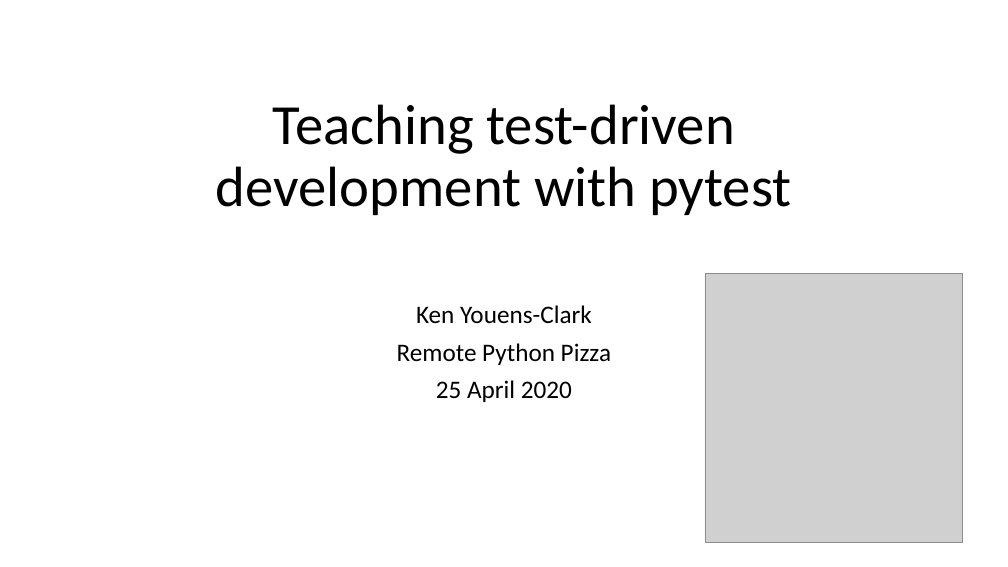
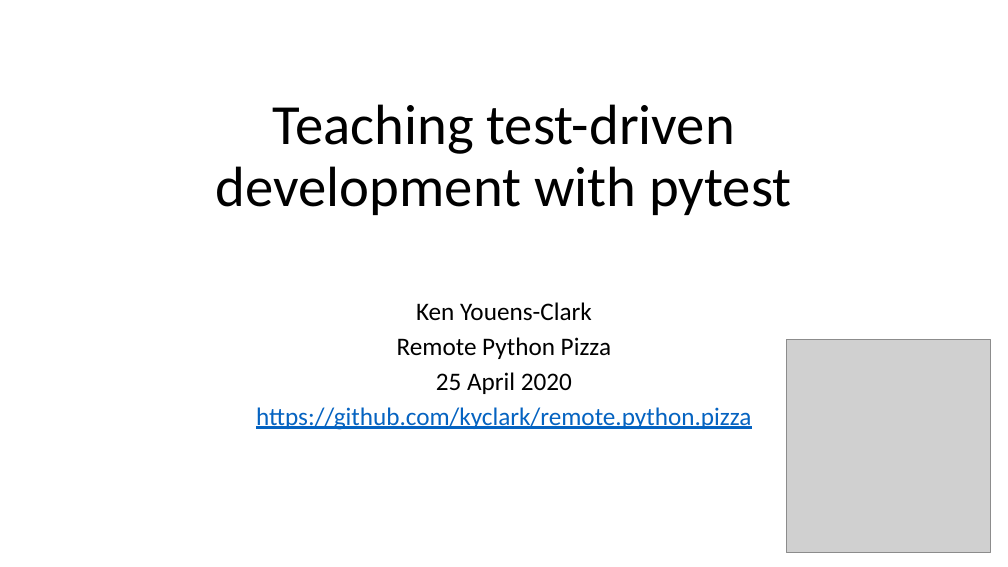
Before and after one commit to kyclark/remote.python.pizza, a slide deck: slide 1 of presentation/teaching-with-tdd.pptx. Drawn at 1008x567 pixels with LibreOffice and Linux fonts; fonts in the diff are those of the drawing; grey boxes stand for pictures. Boxes give left, top, right and bottom in pixels: in the first picture for what was removed or moved away, otherwise in the second. Text is boxed around its words. In the diff, an @@ line names an element or a change of style, - is before the commit and + after.

```diff
--- a/presentation/teaching-with-tdd.pptx
+++ b/presentation/teaching-with-tdd.pptx
@@ subtitle at <box>397,302,611,394</box>: line spacing 0.9 to 0.8 @@
@@ picture: place and size @@
-picture at <box>706,273,963,542</box>
+picture at <box>786,340,991,553</box>
@@ subtitle at <box>256,407,751,430</box>: paragraph added @@
+https://github.com/kyclark/remote.python.pizza
```
Also in this commit, not shown: 1 other file.
